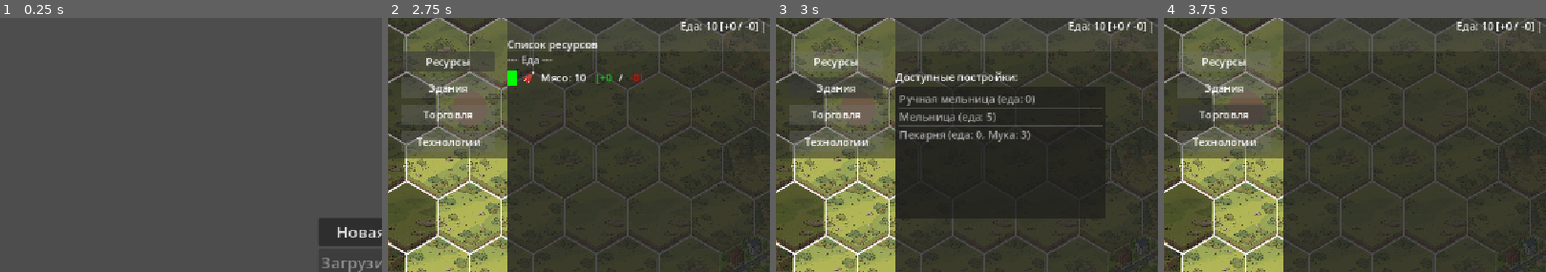
Above: before the commit, frames 1-4 (left to right).
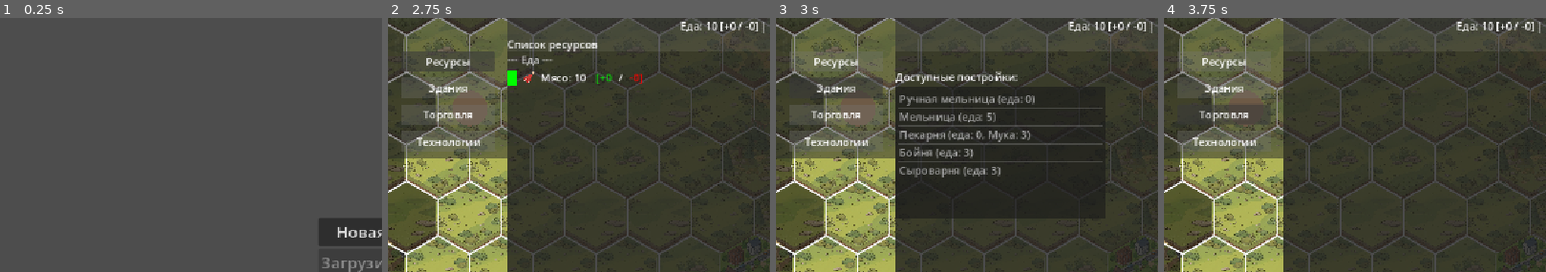
Above: after the commit, the same moments.

Repository: Night-Pryanik/The-City
Game: Godot game, scene res://scenes/main_menu.tscn
The game is run twice, just before and just after one commit, with the same random seed, the same clock (stepped at 60 frames per second) and the same inputs.
Inputs:
- Up to frame 1 (0.25 s): no input
- Up to frame 2 (2.75 s): click "Новая игра" at 0.5 s; click "Город" at 1.25 s; click "Ресурсы" at 2 s
- Up to frame 3 (3 s): click "Здания" at 2.75 s
- Up to frame 4 (3.75 s): click "Торговля" at 3.5 s
The pictures show only the part of the screen within x 0-50%, y 0-50%; the shares and areas given below are measured in that part.

Frames 1-2 are identical in both runs. In frame 3, 1.5% of the frame differs, in the area x 32-86%, y 49-63%; in frame 4, nothing differs.

Commit message:
Животные теперь дают сырое мясо и сырое молоко (если применимо)
Добавлены здания бойни и сыроварни, рецепты превращения сырых молока и мяса в сыр и съедобное мясо.

Diff:
--- a/data/buildings.json
+++ b/data/buildings.json
@@ -18,6 +18,18 @@
       "cost_food": 0,
       "additional_cost": {"flour": 3},
       "icon": "bakery.png"
+    },
+    {
+      "id": "slaughterhouse",
+      "name": "Бойня",
+      "cost_food": 3,
+      "icon": "slaughterhouse.png"
+    },
+    {
+      "id": "dairy",
+      "name": "Сыроварня",
+      "cost_food": 3,
+      "icon": "dairy.png"
     }
   ]
 }
--- a/data/crafts.json
+++ b/data/crafts.json
@@ -23,6 +23,22 @@
       "resources": {"flour": 1},
       "result": {"bread": 1},
       "time": 0
+    },
+    {
+      "id": "process_meat",
+      "name": "Разделка мяса",
+      "produced_in": "slaughterhouse",
+      "resources": {"raw_meat": 1},
+      "result": {"meat": 1},
+      "time": 0
+    },
+    {
+      "id": "make_cheese",
+      "name": "Сыроделие",
+      "produced_in": "dairy",
+      "resources": {"raw_milk": 1},
+      "result": {"cheese": 1},
+      "time": 0
     }
   ]
 }
--- a/data/products.json
+++ b/data/products.json
@@ -1,6 +1,5 @@
 {
   "resources": [
-    { "id": "feed", "name": "Корм", "type": "product", "category": "material", "icon": "feed.png" },
     { "id": "wheat", "name": "Пшеница", "type": "product", "category": "food", "icon": "wheat.png" },
     { "id": "oats", "name": "Овёс", "type": "product", "category": "food", "icon": "oats.png" },
     { "id": "barley", "name": "Ячмень", "type": "product", "category": "food", "icon": "barley.png" },
@@ -26,8 +25,10 @@
     { "id": "peas", "name": "Горох", "type": "product", "category": "food", "icon": "peas.png" },
     { "id": "lentils", "name": "Чечевица", "type": "product", "category": "food", "icon": "lentils.png" },
     { "id": "chickpeas", "name": "Нут", "type": "product", "category": "food", "icon": "chickpeas.png" },
+    { "id": "raw_meat", "name": "Сырое мясо", "type": "product", "category": "material", "icon": "raw_meat.png" },
     { "id": "meat", "name": "Мясо", "type": "product", "category": "food", "icon": "meat.png" },
-    { "id": "milk", "name": "Молоко", "type": "product", "category": "food", "icon": "milk.png" },
+    { "id": "raw_milk", "name": "Сырое молоко", "type": "product", "category": "material", "icon": "raw_milk.png" },
+    { "id": "cheese", "name": "Сыр", "type": "product", "category": "food", "icon": "cheese.png" },
     { "id": "hide", "name": "Шкура", "type": "product", "category": "material", "icon": "hide.png" },
     { "id": "wool", "name": "Шерсть", "type": "product", "category": "material", "icon": "wool.png" },
     { "id": "eggs", "name": "Яйца", "type": "product", "category": "food", "icon": "eggs.png" },
@@ -37,6 +38,7 @@
     { "id": "flint", "name": "Кремень", "type": "product", "category": "material", "icon": "flint.png" },
     { "id": "flour", "name": "Мука", "type": "product", "category": "material", "icon": "flour.png" },
     { "id": "bread", "name": "Хлеб", "type": "product", "category": "food", "icon": "bread.png" },
+    { "id": "feed", "name": "Корм для животных", "type": "product", "category": "material", "icon": "feed.png" },
     { "id": "tulips", "name": "Тюльпаны", "type": "product", "category": "other", "icon": "tulips.png" },
     { "id": "roses", "name": "Розы", "type": "product", "category": "other", "icon": "roses.png" },
     { "id": "chamomile", "name": "Ромашки", "type": "product", "category": "other", "icon": "chamomile.png" },
--- a/scenes/main_map.gd
+++ b/scenes/main_map.gd
@@ -65,7 +65,6 @@
     if Engine.is_editor_hint():
         _initialize_map()
         map_renderer.initialize(tile_data, self)
-        worker_manager.initialize()
         map_renderer.queue_redraw()
         return
 
@@ -93,13 +92,29 @@
                 col_array.append(tile)
             tile_data.append(col_array)
 
-        _update_population_hud()
-
+        # Восстанавливаем назначения рабочих и горожан
         worker_manager.load_assignments(SaveManager.saved_data.get("worker_assignments", []))
         townsfolk_manager.load_assignments(SaveManager.saved_data.get("townsfolk_assignments", []))
-        # Пересчитываем свободных жителей на основе общего числа и занятых
+
+        # Пересчитываем свободных жителей по фактически восстановленным назначениям
         var total_assigned = worker_manager.get_assigned_count() + townsfolk_manager.get_assigned_count()
-        CityData.idle_population = CityData.total_population - total_assigned
+        CityData.idle_population = max(0, CityData.total_population - total_assigned)
+
+        # --- ПРОВЕРКА: если назначения горожан есть, но они не совпадают с количеством зданий, исправляем ---
+        var current_buildings_count = CityData.city_built_buildings.size()
+        var invalid_keys = []
+        for key in townsfolk_manager.assigned_buildings.keys():
+            var idx = int(key)
+            if idx >= current_buildings_count:
+                invalid_keys.append(key)
+        for key in invalid_keys:
+            townsfolk_manager.assigned_buildings.erase(key)
+
+        if invalid_keys.size() > 0:
+            total_assigned = worker_manager.get_assigned_count() + townsfolk_manager.get_assigned_count()
+            CityData.idle_population = max(0, CityData.total_population - total_assigned)
+
+        _update_population_hud()
 
         road_manager.rebuild_roads_from_existing(tile_data, REGION_ROWS, REGION_COLS)
 
--- a/scripts/SaveManager.gd
+++ b/scripts/SaveManager.gd
@@ -44,7 +44,16 @@
     var file = FileAccess.open(SAVE_PATH, FileAccess.READ)
     if file:
         var text = file.get_as_text()
-        var data = JSON.parse_string(text)
+        var parsed = JSON.parse_string(text)
+        var data = null
+        if parsed is Dictionary:
+            data = parsed
+        else:
+            if parsed.error != OK:
+                printerr("Ошибка загрузки сохранения: ", parsed.error_string)
+                return false
+            data = parsed.result
+
         if data == null:
             return false
         saved_data = data
--- a/scripts/townsfolk_manager.gd
+++ b/scripts/townsfolk_manager.gd
@@ -49,5 +49,7 @@
 func load_assignments(assignments: Array):
     assigned_buildings.clear()
     for idx in assignments:
-        assigned_buildings[str(idx)] = true
+        var index = int(idx)
+        if index >= 0 and index < CityData.city_built_buildings.size():
+            assigned_buildings[str(index)] = true
     emit_signal("assignment_changed")
--- a/scripts/worker_manager.gd
+++ b/scripts/worker_manager.gd
@@ -84,10 +84,12 @@
 
 func load_assignments(assignments: Array):
     assigned_hexes.clear()
+    var main_map = get_parent()
     for item in assignments:
         if item is Dictionary and item.has("row") and item.has("col"):
             var row = int(item.get("row", -1))
             var col = int(item.get("col", -1))
             if row >= 0 and col >= 0:
-                assigned_hexes[str(row) + "," + str(col)] = true
+                if main_map and row < main_map.REGION_ROWS and col < main_map.REGION_COLS:
+                    assigned_hexes[str(row) + "," + str(col)] = true
     emit_signal("assignment_changed")
